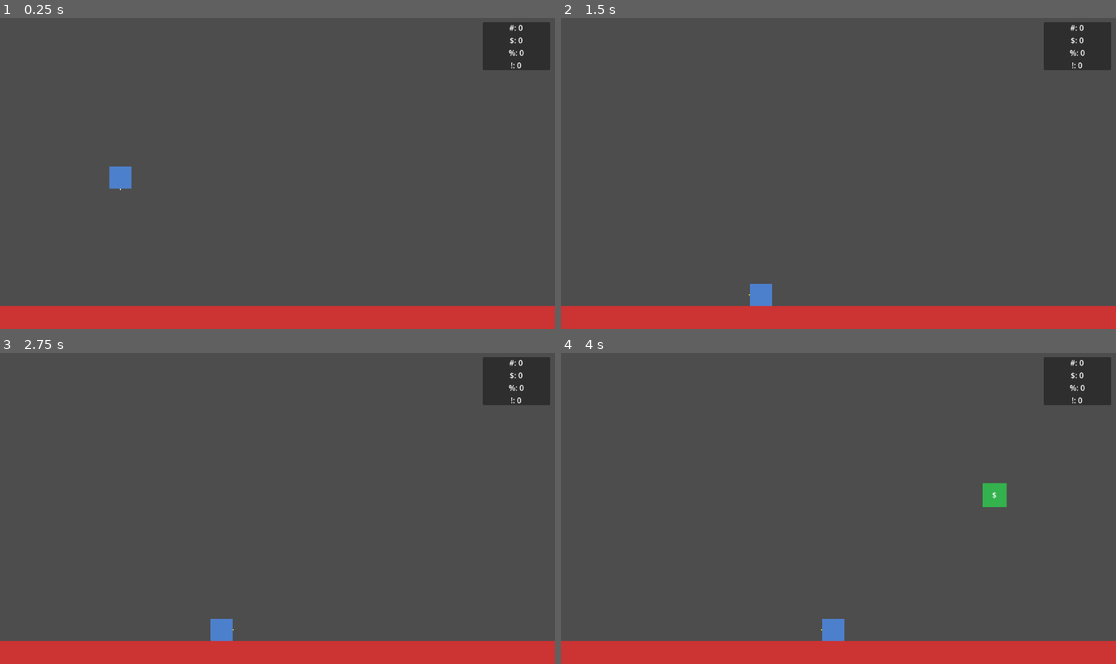
Above: before the commit, frames 1-4 (two rows, left to right).
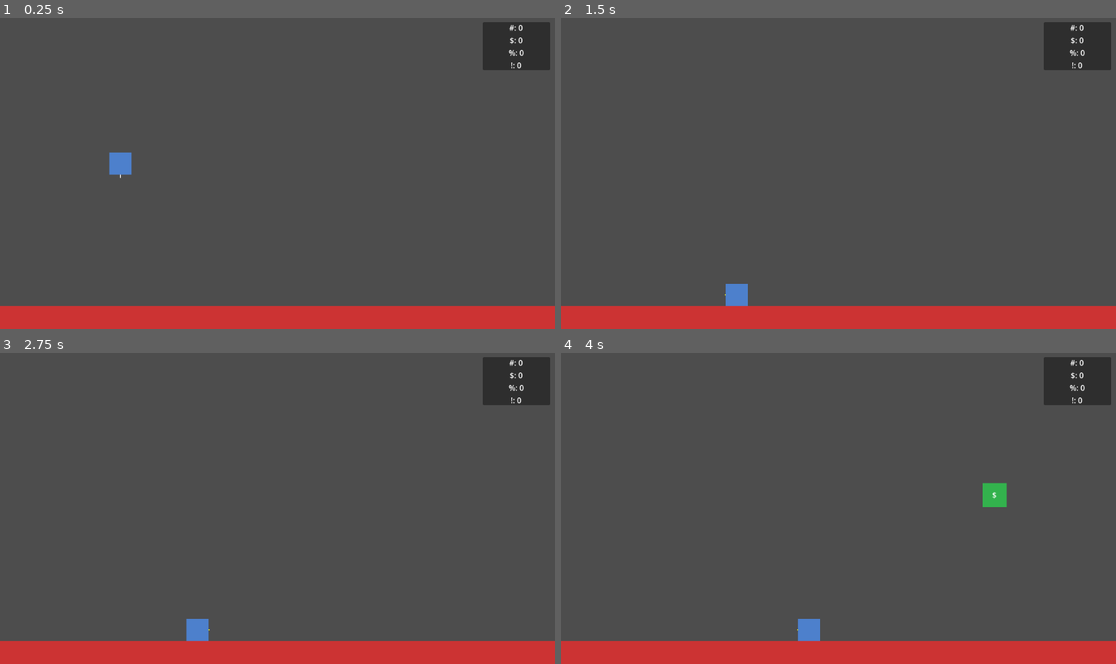
Above: after the commit, the same moments.

Repository: JustinLycklama/GodotVibeCode
Game: Godot game, scene res://scenes/main.tscn
Two runs of this game, one before a commit and one after it. Both use one fixed random seed, a clock stepped at 60 frames per second and the inputs below.
Inputs (mouse positions are in pixels of both pictures, inside the frame that each line leads up to):
- Up to frame 1 (0.25 s): no input
- Up to frame 2 (1.5 s): tap Enter (ui_accept) at 0.5, 0.77 s; move the mouse to (960, 157) at 0.52 s; hold Right (ui_right) 0.53-1.28 s; click (960, 157) at 0.67 s; move the mouse to (727, 189) at 1.27 s; hold Left (ui_left) from 1.28 s (still down)
- Up to frame 3 (2.75 s): tap Enter (ui_accept) at 1.52 s; move the mouse to (333, 440) at 2.02 s; release Left (ui_left) at 2.03 s; hold Right (ui_right) from 2.03 s (still down)
- Up to frame 4 (4 s): move the mouse to (810, 570) at 2.77 s; click (810, 570) at 2.92 s; tap Enter (ui_accept) at 3.02, 3.77 s; move the mouse to (1005, 555) at 3.52 s; release Right (ui_right) at 3.53 s; hold Left (ui_left) from 3.53 s (still down)

The runs differ from the first frame. In frame 1, 0.4% of the frame differs, in the area x 19-24%, y 43-56%; in frame 2, 0.6%; in frame 3, 0.6%, in the area x 33-43%, y 85-93%; in frame 4, 0.6%.

Commit message:
Better rotation...

Diff:
--- a/scenes/main.tscn
+++ b/scenes/main.tscn
@@ -15,6 +15,7 @@
 [node name="Player" type="CharacterBody2D" parent="."]
 position = Vector2(250, 250)
 script = ExtResource("1_box")
+gravity = 1000.0
 
 [node name="ColorRect" type="ColorRect" parent="Player"]
 offset_left = -23.0
--- a/scripts/box_controller.gd
+++ b/scripts/box_controller.gd
@@ -5,6 +5,7 @@
 
 # Spider movement system
 var surface_normal: Vector2 = Vector2.UP  # Direction away from surface (player's "up")
+var _previous_surface_normal: Vector2 = Vector2.UP  # Track previous surface to prevent back-transitions
 var is_attached: bool = true              # Currently on a surface?
 var target_rotation: float = 0.0          # For smooth rotation lerping
 var input_direction: float = 0.0          # Current movement input (-1, 0, or 1)
@@ -136,19 +137,47 @@
 		_attach_to_surface(forward_ray.normal)
 		return
 
-	# 2. Check if floor disappeared (wrap around outer corner)
-	var down_ray := _cast_ray(-surface_normal, FLOOR_DETECT_DISTANCE, Color.BLUE)
-	if down_ray.is_empty():
-		# Try to find corner to wrap around
-		var corner_dir := (move_dir - surface_normal).normalized()
-		var corner_ray := _cast_ray(corner_dir, CORNER_DETECT_DISTANCE, Color.MAGENTA)
+	# 2. "One foot on, one foot off" corner detection using dual rays
+	# If one ray hits and the other misses, we're at an outer corner
+	var perpendicular := surface_normal.rotated(PI / 2)
+	var down := -surface_normal
+
+	# Leading foot (ahead in movement direction) and trailing foot
+	var leading_origin: Vector2
+	var trailing_origin: Vector2
+	if input_direction > 0:
+		leading_origin = global_position + perpendicular * RAY_OFFSET
+		trailing_origin = global_position + perpendicular * -RAY_OFFSET
+	else:
+		leading_origin = global_position + perpendicular * -RAY_OFFSET
+		trailing_origin = global_position + perpendicular * RAY_OFFSET
+
+	var leading_ray := _cast_ray_from(leading_origin, down, RAY_LENGTH, Color.ORANGE)
+	var trailing_ray := _cast_ray_from(trailing_origin, down, RAY_LENGTH, Color.CYAN)
+
+	var leading_on := not leading_ray.is_empty()
+	var trailing_on := not trailing_ray.is_empty()
+
+	if not leading_on and trailing_on:
+		# Leading foot is floating - we're at an outer corner
+		# Start ray from the side of player (toward surface), angle it back toward center
+		var side_origin := global_position + down * RAY_OFFSET
+		var corner_dir := (down - move_dir * 0.5).normalized()  # Into surface, angled back
+		var corner_ray := _cast_ray_from(side_origin, corner_dir, CORNER_DETECT_DISTANCE, Color.MAGENTA)
 		if not corner_ray.is_empty():
-			_attach_to_surface(corner_ray.normal)
-		else:
-			is_attached = false  # Start falling
+			# Don't transition back to the surface we just came from
+			var new_normal: Vector2 = corner_ray.normal
+			if new_normal.dot(_previous_surface_normal) < 0.8:  # Different enough from previous
+				_attach_to_surface(new_normal)
+				return
+
+	# 3. Both rays miss = detach and fall
+	if not leading_on and not trailing_on:
+		is_attached = false
 
 
 func _attach_to_surface(new_normal: Vector2) -> void:
+	_previous_surface_normal = surface_normal  # Remember where we came from
 	surface_normal = new_normal.normalized()
 	is_attached = true
 	# Convert normal to rotation: normal points "up" from player's perspective
@@ -196,16 +225,13 @@
 	var perpendicular := surface_normal.rotated(PI / 2)
 	var down := -surface_normal
 
-	# Left ray: starts left, tilts slightly right (toward center)
+	# Two rays on either side, pointing straight down (into surface)
+	# Same positions as corner detection for consistency
 	var left_origin := global_position + perpendicular * -RAY_OFFSET
-	var left_dir := down.rotated(-RAY_INWARD_TILT)  # Tilt toward center
-
-	# Right ray: starts right, tilts slightly left (toward center)
 	var right_origin := global_position + perpendicular * RAY_OFFSET
-	var right_dir := down.rotated(RAY_INWARD_TILT)  # Tilt toward center
-
-	var hit_left := _cast_ray_from(left_origin, left_dir, RAY_LENGTH, Color.ORANGE)
-	var hit_right := _cast_ray_from(right_origin, right_dir, RAY_LENGTH, Color.CYAN)
+
+	var hit_left := _cast_ray_from(left_origin, down, RAY_LENGTH, Color.ORANGE)
+	var hit_right := _cast_ray_from(right_origin, down, RAY_LENGTH, Color.CYAN)
 
 	if hit_left.is_empty() and hit_right.is_empty():
 		return {}
